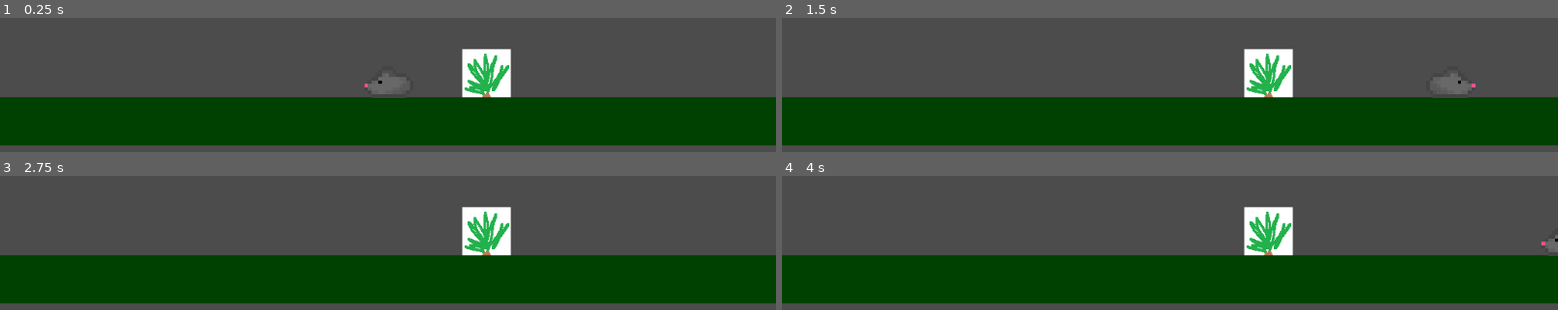
Above: before the commit, frames 1-4 (two rows, left to right).
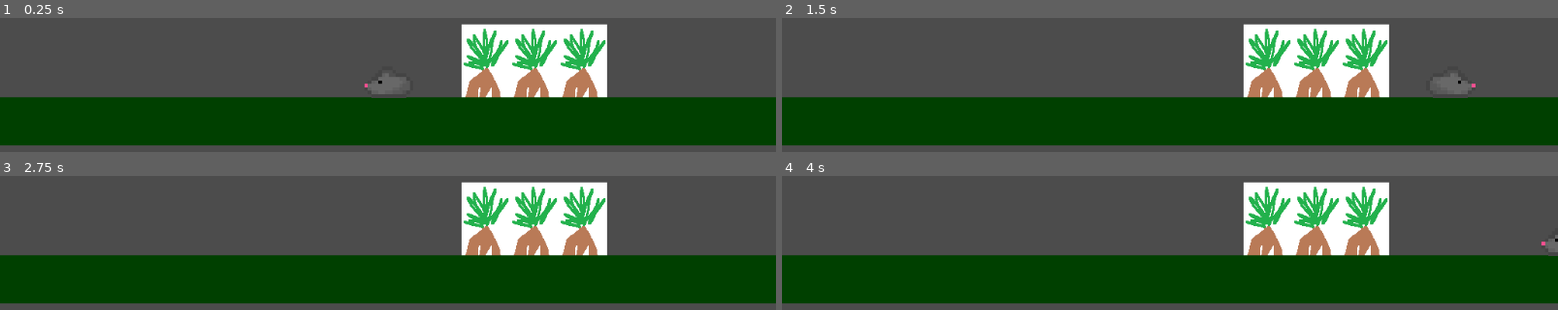
Above: after the commit, the same moments.

Repository: EndersteveGamer/GGJ-2023
Game: Godot game, scene res://Scene/Game.tscn
Same seed, same stepped clock (60 frames per second), same inputs: the game is played once before the commit and once after it.
Inputs:
- Up to frame 1 (0.25 s): no input
- Up to frame 2 (1.5 s): tap Enter at 0.5 s; hold Right (ui_right) 0.53-1.28 s; hold Down (ui_down) from 1.28 s (still down)
- Up to frame 3 (2.75 s): tap Space at 2 s; release Down (ui_down) at 2.03 s; hold Right (ui_right) from 2.03 s (still down)
- Up to frame 4 (4 s): tap Enter at 2.75 s; release Right (ui_right) at 2.78 s; hold Up (ui_up) 2.78-3.53 s; tap Space at 3.5 s; hold Left (ui_left) from 3.53 s (still down)

The runs differ from the first frame. In frame 1, 9.5% of the frame differs, in the area x 59-79%, y 4-60%; in frame 2, 9.5%; in frame 3, 9.5%; in frame 4, 9.5%.

Commit message:
Plant generation

Diff:
--- a/The Other Godot Project/Script/Game.gd
+++ b/The Other Godot Project/Script/Game.gd
@@ -56,6 +56,9 @@
 func _ready():
 	grid.resize(gridSize)
 	rng.randomize()
+	createPlant(2)
+	createPlant(3)
+	createPlant(4)
 	spawnPlantRandom()
 	spawnPlantRandom()
 	spawnPlantRandom()
--- a/The Other Godot Project/Script/Rat.gd
+++ b/The Other Godot Project/Script/Rat.gd
@@ -34,7 +34,7 @@
 			second=null
 		if uproot!=null:
 			grabbed.texture=uproot.get_node("Sprite").texture
-			print("grabed from "+uproot.owner.name)
+			print("grabed from "+uproot.owner)
 			uproot.owner.remove_child(uproot)
 
 func plant():
